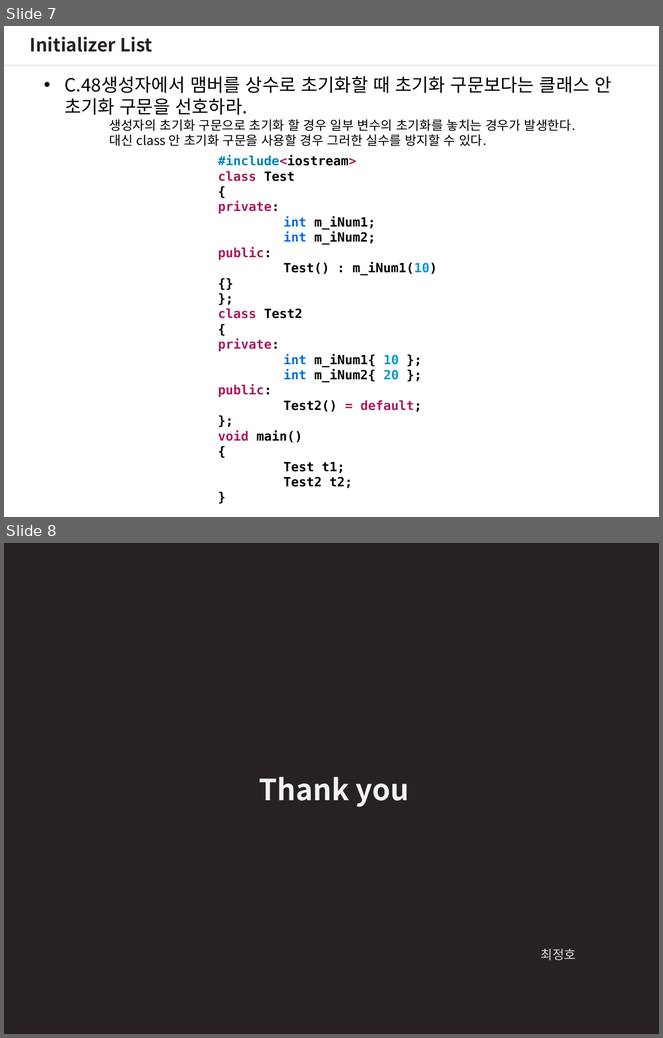
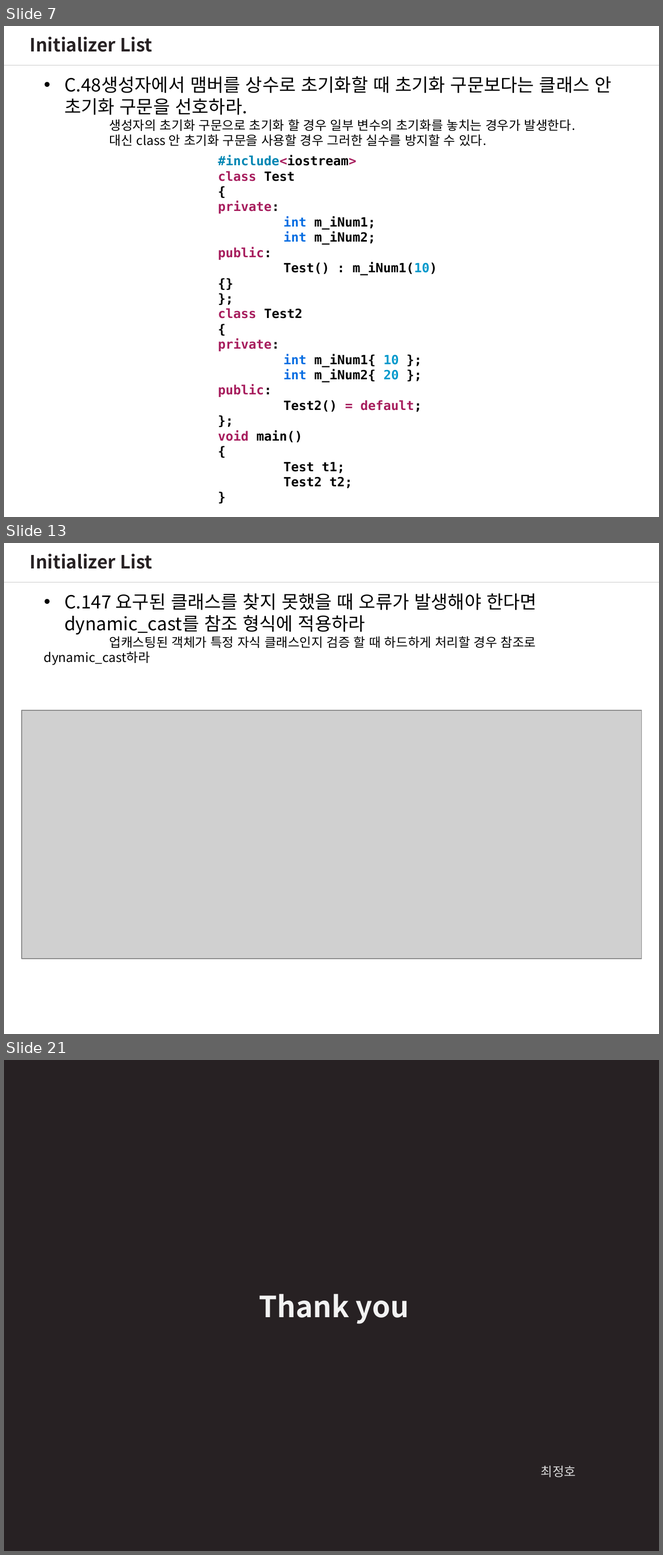
Before and after one commit to wjdgh2910a/CPP_Core_Guidelines_Study, a slide deck: CoreGuideLinesStudy_2.pptx. Shown one above the other, each under a label of ours: slides 7 and 8 before the commit, slides 7, 13 and 21 after it; the slides between them are not shown. The pictures are 663x1038 and 663x1555 pixels, drawn with LibreOffice and Linux fonts; fonts in the diff are those of the drawing; grey boxes stand for pictures. Boxes give left, top, right and bottom in pixels: in the first picture for what was removed or moved away, otherwise in the second. Text is boxed around its words. In the diff, an @@ line names an element or a change of style, - is before the commit and + after.

```diff
--- a/CoreGuideLinesStudy_2.pptx
+++ b/CoreGuideLinesStudy_2.pptx
@@ slide 13 added at [4,543,659,1034], background #FFFFFF @@
@@ text added at [30,553,152,569], 20 pt, text #272123, bold @@
+Initializer List
@@ line added from (659, 583) to (4, 583), #A6A6A6 0.75 pt @@
@@ text added at [44,593,537,665], 20 pt, text #000000 @@
+• C.147 요구된 클래스를 찾지 못했을 때 오류가 발생해야 한다면 dynamic_cast를 참조 형식에 적용하라
+업캐스팅된 객체가 특정 자식 클래스인지 검증 할 때 하드하게 처리할 경우 참조로 dynamic_cast하라
@@ picture added at [22,711,642,959] @@
@@ what was slide 8 is now slide 21 @@
```
Also in this commit, not shown: 12 other slides added.
